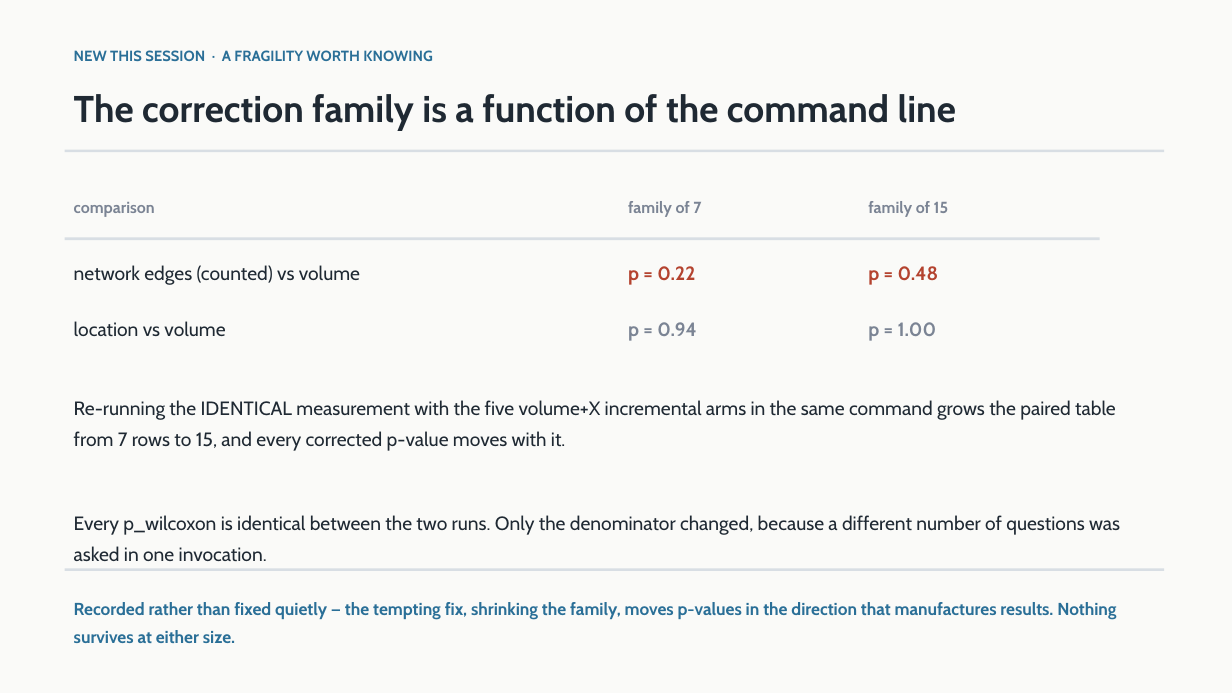
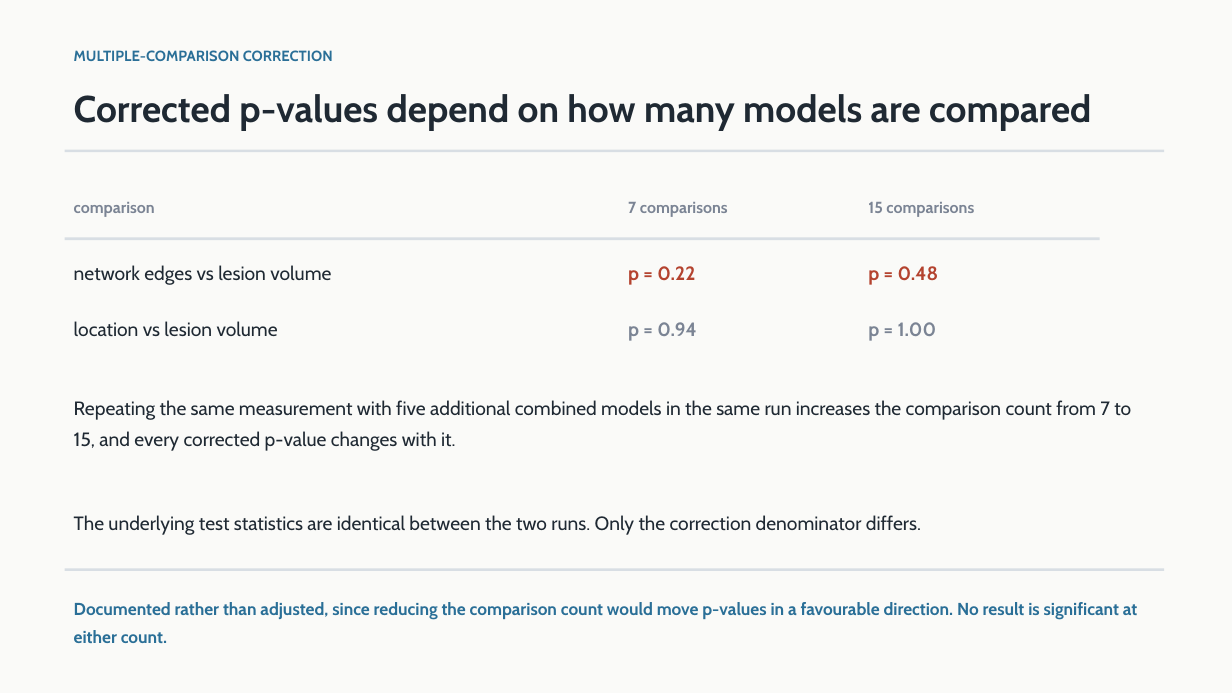
Before and after one commit to Manas-Maahir/SLP, a slide deck: slide 12 of docs/Lesion_Disconnection_Status.pptx. Drawn at 1232x693 pixels with LibreOffice and Linux fonts; fonts in the diff are those of the drawing. Boxes give left, top, right and bottom in pixels: in the first picture for what was removed or moved away, otherwise in the second. Text is boxed around its words. In the diff, an @@ line names an element or a change of style, - is before the commit and + after.

```diff
--- a/docs/Lesion_Disconnection_Status.pptx
+++ b/docs/Lesion_Disconnection_Status.pptx
@@ text at (x1=74, y1=50, x2=333, y2=61): text changed @@
-NEW THIS SESSION · A FRAGILITY WORTH KNOWING
+MULTIPLE-COMPARISON CORRECTION
@@ text at (x1=74, y1=94, x2=1091, y2=131): text changed @@
-The correction family is a function of the command line
+Corrected p-values depend on how many models are compared
@@ text at (x1=628, y1=202, x2=728, y2=217): text changed @@
-family of 7
+7 comparisons
@@ text at (x1=868, y1=202, x2=974, y2=217): text changed @@
-family of 15
+15 comparisons
@@ text at (x1=74, y1=265, x2=331, y2=285): text changed @@
-network edges (counted) vs volume
+network edges vs lesion volume
@@ text at (x1=74, y1=321, x2=278, y2=337): text changed @@
-location vs volume
+location vs lesion volume
@@ text at (x1=74, y1=400, x2=1131, y2=535): text changed @@
-Re-running the IDENTICAL measurement with the five volume+X incremental arms in the same command grows the paired table from 7 rows to 15, and every corrected p-value moves with it.
-Every p_wilcoxon is identical between the two runs. Only the denominator changed, because a different number of questions was asked in one invocation.
+Repeating the same measurement with five additional combined models in the same run increases the comparison count from 7 to 15, and every corrected p-value changes with it.
+The underlying test statistics are identical between the two runs. Only the correction denominator differs.
@@ text at (x1=74, y1=602, x2=1137, y2=643): text changed @@
-Recorded rather than fixed quietly — the tempting fix, shrinking the family, moves p-values in the direction that manufactures results. Nothing survives at either size.
+Documented rather than adjusted, since reducing the comparison count would move p-values in a favourable direction. No result is significant at either count.
```
Also in this commit, not shown: 14 other slides changed, 1 other file.
